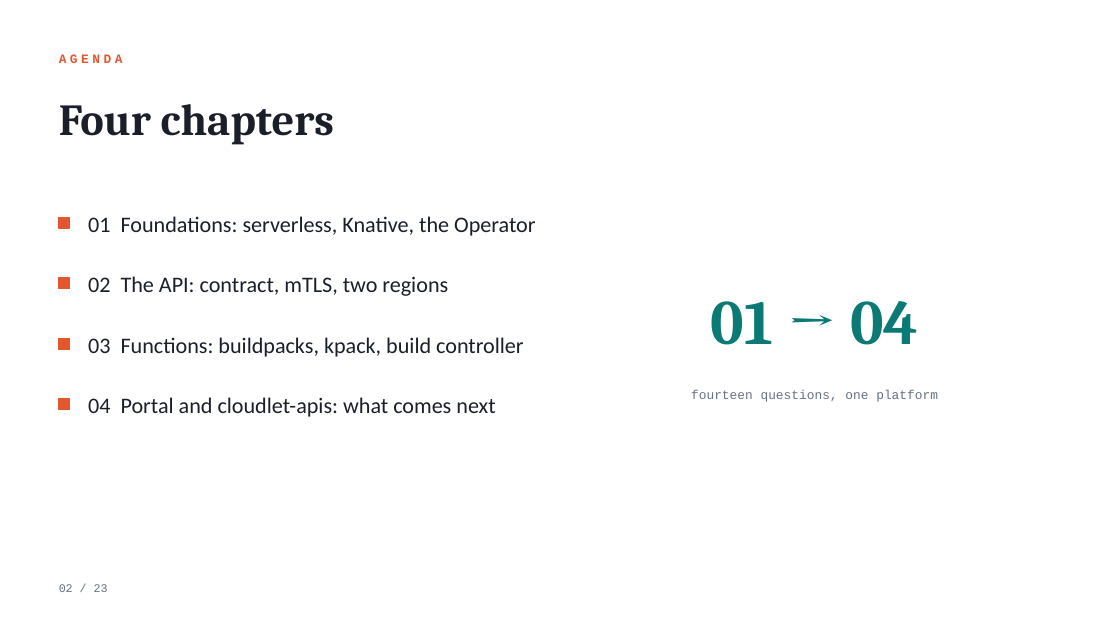
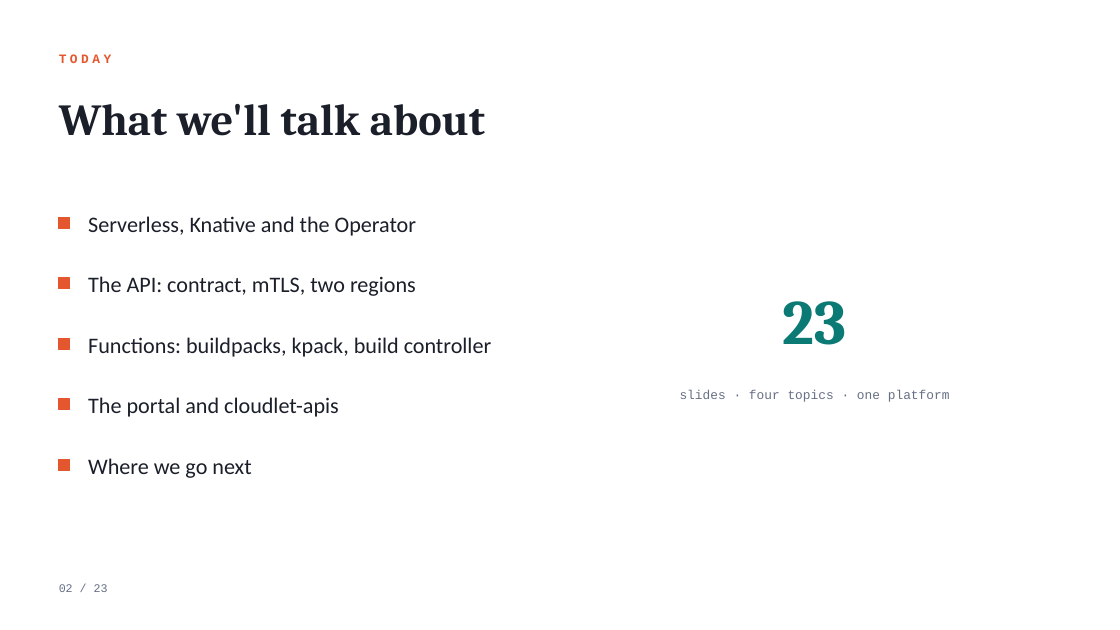
Before and after one commit to black-cloudlet/serverless, a slide deck: slide 2 of docs/presentation/serverless-platform.pptx. Drawn at 1120x630 pixels with LibreOffice and Linux fonts; fonts in the diff are those of the drawing. Boxes give left, top, right and bottom in pixels: in the first picture for what was removed or moved away, otherwise in the second. Text is boxed around its words. In the diff, an @@ line names an element or a change of style, - is before the commit and + after.

```diff
--- a/docs/presentation/serverless-platform.pptx
+++ b/docs/presentation/serverless-platform.pptx
@@ text at box(59, 54, 112, 63): text changed @@
-AGENDA
+TODAY
@@ text at box(59, 104, 485, 136): text changed @@
-Four chapters
+What we'll talk about
@@ text at box(88, 216, 416, 236): text changed @@
-01 Foundations: serverless, Knative, the Operator
+Serverless, Knative and the Operator
@@ text at box(88, 276, 416, 296): text changed @@
-02 The API: contract, mTLS, two regions
+The API: contract, mTLS, two regions
@@ text at box(783, 301, 847, 345): text changed @@
-01 → 04
+23
@@ text at box(88, 337, 491, 357): text changed @@
-03 Functions: buildpacks, kpack, build controller
+Functions: buildpacks, kpack, build controller
@@ text at box(88, 397, 339, 417): text changed @@
-04 Portal and cloudlet-apis: what comes next
+The portal and cloudlet-apis
@@ text at box(680, 390, 950, 402): text changed @@
-fourteen questions, one platform
+slides · four topics · one platform
@@ rectangle added at box(59, 460, 70, 471), fill #E4572E, outline #E4572E 1 pt @@
@@ text added at box(88, 458, 251, 478), 19 pt, text #1B1F2A @@
+Where we go next
```
Also in this commit, not shown: 21 other slides changed, 5 other files.
